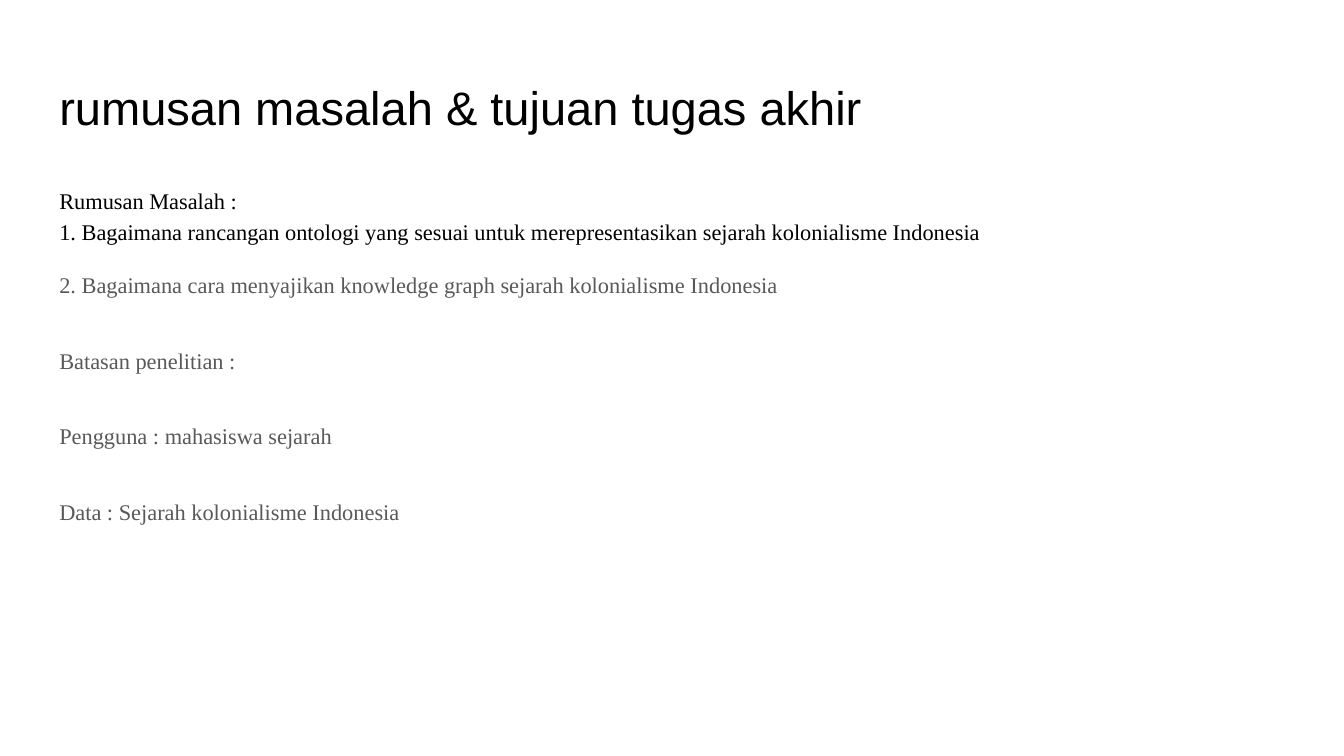
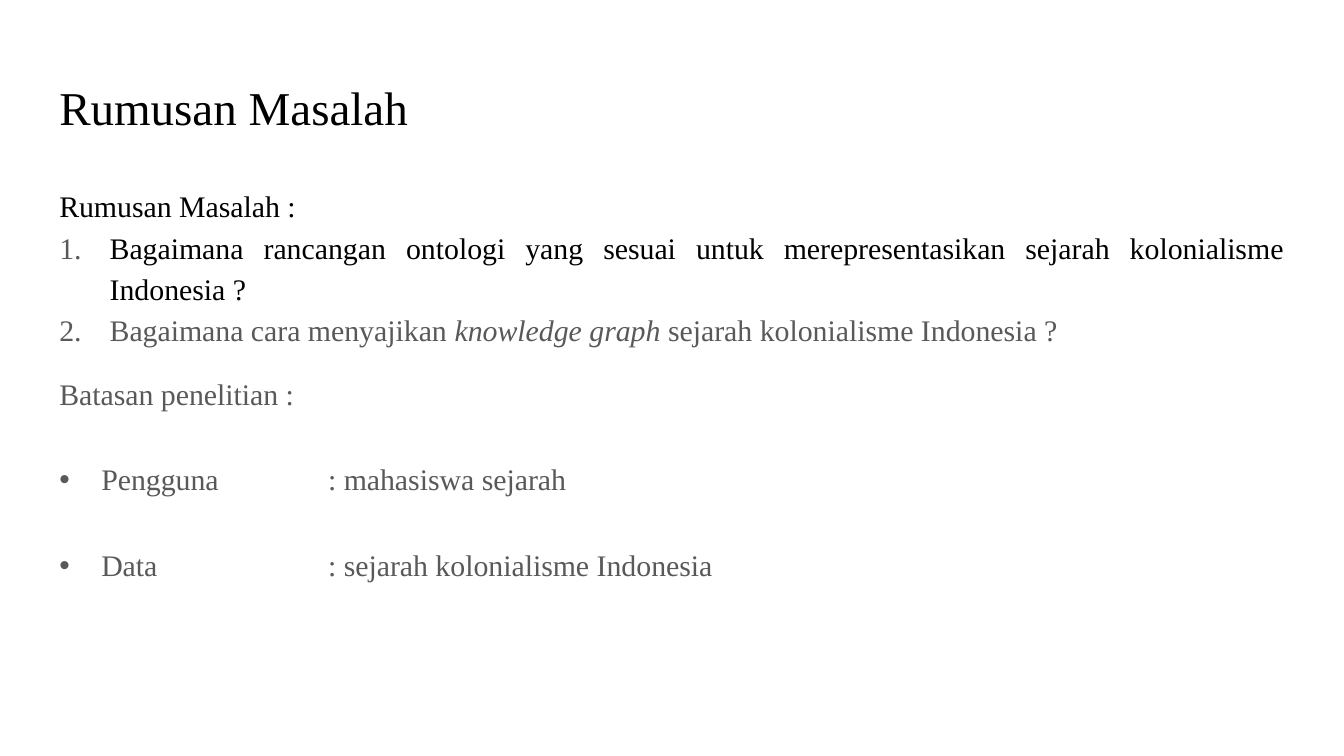
Before and after one commit to rcsenlia/Ontologi-Sejarah-Indonesia, a slide deck: slide 7 of RichieChristiansenSenlia/Draft Proposal - Richie Christiansen Senlia.pptx. Drawn at 1344x756 pixels with LibreOffice and Linux fonts; fonts in the diff are those of the drawing. Boxes give left, top, right and bottom in pixels: in the first picture for what was removed or moved away, otherwise in the second. Text is boxed around its words. In the diff, an @@ line names an element or a change of style, - is before the commit and + after.

```diff
--- a/RichieChristiansenSenlia/Draft Proposal - Richie Christiansen Senlia.pptx
+++ b/RichieChristiansenSenlia/Draft Proposal - Richie Christiansen Senlia.pptx
@@ title at (x1=59, y1=92, x2=408, y2=126): text changed; font Arial to Times New Roman @@
-rumusan masalah & tujuan tugas akhir
+Rumusan Masalah
@@ text at (x1=59, y1=196, x2=566, y2=496): size 12 to 16 pt in "Rumusan Masalah :", "Batasan penelitian :", "Pengguna : mahasiswa sejarah"; alignment left to justified; bullet none to • @@
@@ text at (x1=110, y1=238, x2=1284, y2=347): text changed; size 12 to 16 pt @@
-1. Bagaimana rancangan ontologi yang sesuai untuk merepresentasikan sejarah kolonialisme Indonesia
-2. Bagaimana cara menyajikan knowledge graph sejarah kolonialisme Indonesia
+1. Bagaimana rancangan ontologi yang sesuai untuk merepresentasikan sejarah kolonialisme Indonesia ?
+2. Bagaimana cara menyajikan knowledge graph sejarah kolonialisme Indonesia ?
@@ text at (x1=101, y1=555, x2=713, y2=582): text changed; size 12 to 16 pt @@
-Data : Sejarah kolonialisme Indonesia
+• Data : sejarah kolonialisme Indonesia
```
Also in this commit, not shown: 10 other slides changed.
